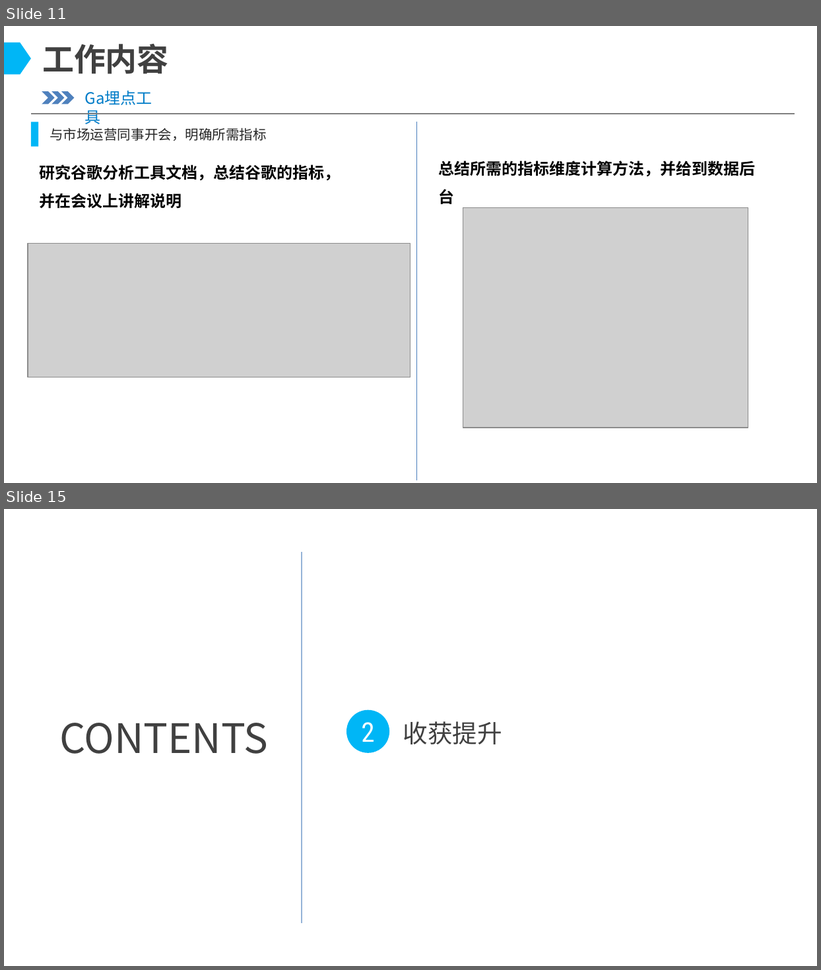
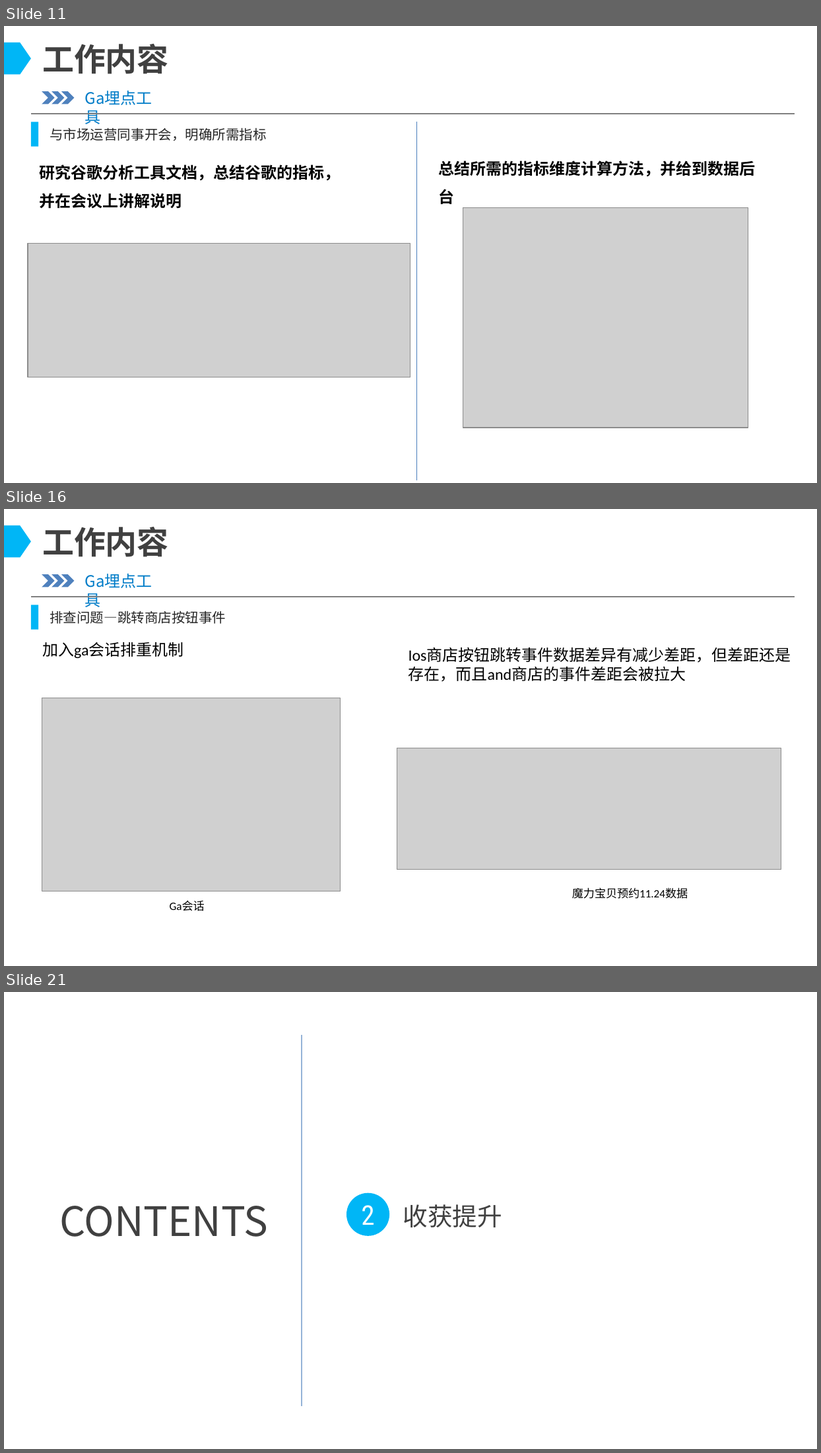
Before and after one commit to illusionGD/test, a slide deck: 谭锦德-2022述职PPT.pptx. Shown one above the other, each under a label of ours: slides 11 and 15 before the commit, slides 11, 16 and 21 after it; the slides between them are not shown. The pictures are 821x970 and 821x1453 pixels, drawn with LibreOffice and Linux fonts; fonts in the diff are those of the drawing; grey boxes stand for pictures; background and template pictures are left out. Boxes give left, top, right and bottom in pixels: in the first picture for what was removed or moved away, otherwise in the second. Text is boxed around its words. In the diff, an @@ line names an element or a change of style, - is before the commit and + after.

```diff
--- a/谭锦德-2022述职PPT.pptx
+++ b/谭锦德-2022述职PPT.pptx
@@ slide 16 added at (4, 509, 817, 966), background picture (left out) @@
@@ chevron added at (4, 525, 31, 557), fill #00B6F6 @@
@@ text added at (42, 527, 168, 557), 28 pt, text #404040, bold @@
+工作内容
@@ text added at (77, 568, 173, 595), 14 pt, text #007CC8 @@
+Ga埋点工具
@@ chevron added at (42, 574, 54, 587), fill #4F81BD @@
@@ chevron added at (52, 574, 65, 587), fill #4F81BD @@
@@ chevron added at (61, 574, 75, 587), fill #4F81BD @@
@@ line added from (31, 597) to (795, 597), #808080 0.75 pt @@
@@ rectangle added at (31, 605, 38, 629), fill #00B6F6 @@
@@ text added at (50, 611, 226, 624), 12 pt, text #262626 @@
+排查问题—跳转商店按钮事件
@@ text added at (42, 642, 184, 658), 14 pt, text #000000 @@
+加入ga会话排重机制
@@ text added at (409, 648, 791, 682), 14 pt, text #000000 @@
+Ios商店按钮跳转事件数据差异有减少差距，但差距还是存在，而且and商店的事件差距会被拉大
@@ picture added at (42, 698, 340, 892) @@
@@ picture added at (397, 748, 781, 869) @@
@@ text added at (170, 901, 205, 912), 10 pt, text #000000 @@
+Ga会话
@@ text added at (572, 888, 688, 899), 10 pt, text #000000 @@
+魔力宝贝预约11.24数据
@@ what was slide 15 is now slide 21 @@
```
Also in this commit, not shown: 4 slides changed, 5 other slides added.
